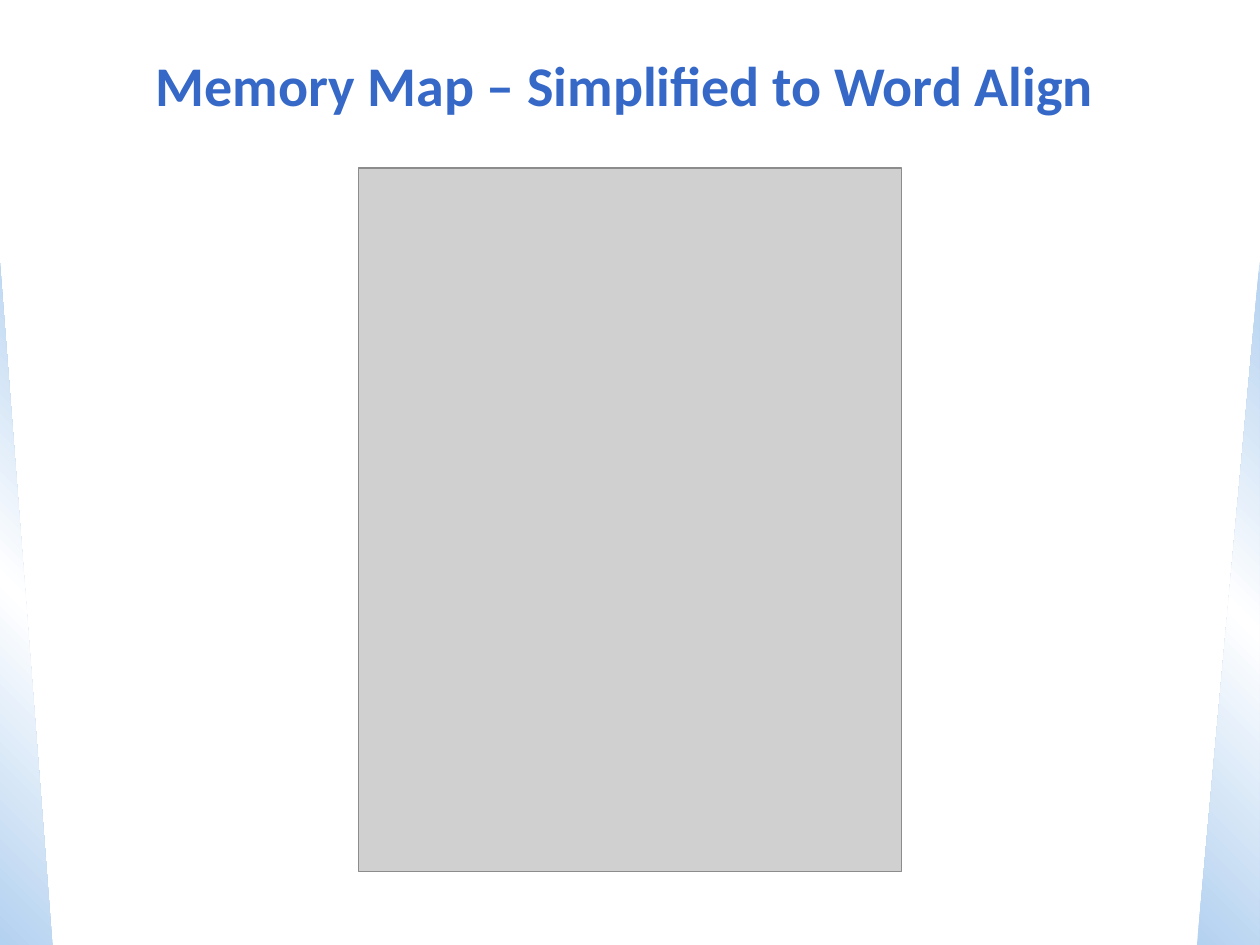
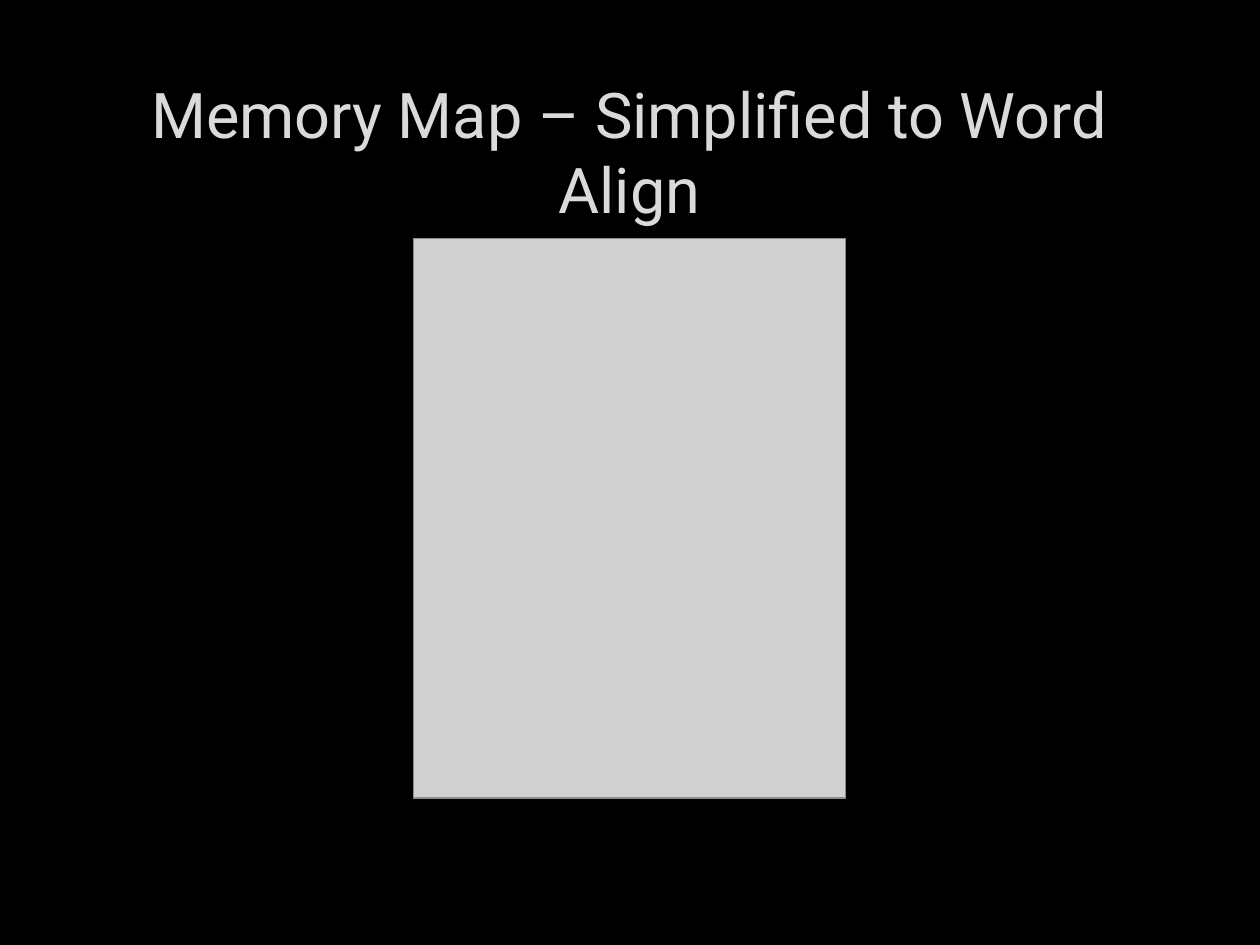
Before and after one commit to ZacharyVasey/CS3339, a slide deck: slide 10 of Lecture4.pptx. Drawn at 1260x945 pixels with LibreOffice and Linux fonts; fonts in the diff are those of the drawing; grey boxes stand for pictures; background and template pictures are left out. Boxes give left, top, right and bottom in pixels: in the first picture for what was removed or moved away, otherwise in the second. Text is boxed around its words. In the diff, an @@ line names an element or a change of style, - is before the commit and + after.

```diff
--- a/Lecture4.pptx
+++ b/Lecture4.pptx
@@ background #FFFFFF to picture (left out) @@
@@ title "Memory Map – Simplified to ..." moved from (x1=155, y1=66, x2=1093, y2=116) to (x1=151, y1=90, x2=1107, y2=226) @@
@@ title "Memory Map – Simplified to ..." at (x1=151, y1=90, x2=1107, y2=226): size 32 to 36 pt, font Calibri to Roboto, text colour #3568C7 to #DADADA, letter outline none to #404040 0.75 pt, bold off @@
@@ picture resized from (x1=358, y1=168, x2=901, y2=871) to (x1=413, y1=238, x2=845, y2=798) @@
@@ right triangle removed at (x1=0, y1=262, x2=53, y2=945) @@
@@ right triangle removed at (x1=1197, y1=262, x2=1260, y2=945) @@
```
Also in this commit, not shown: 26 other slides changed, 4 other files.
